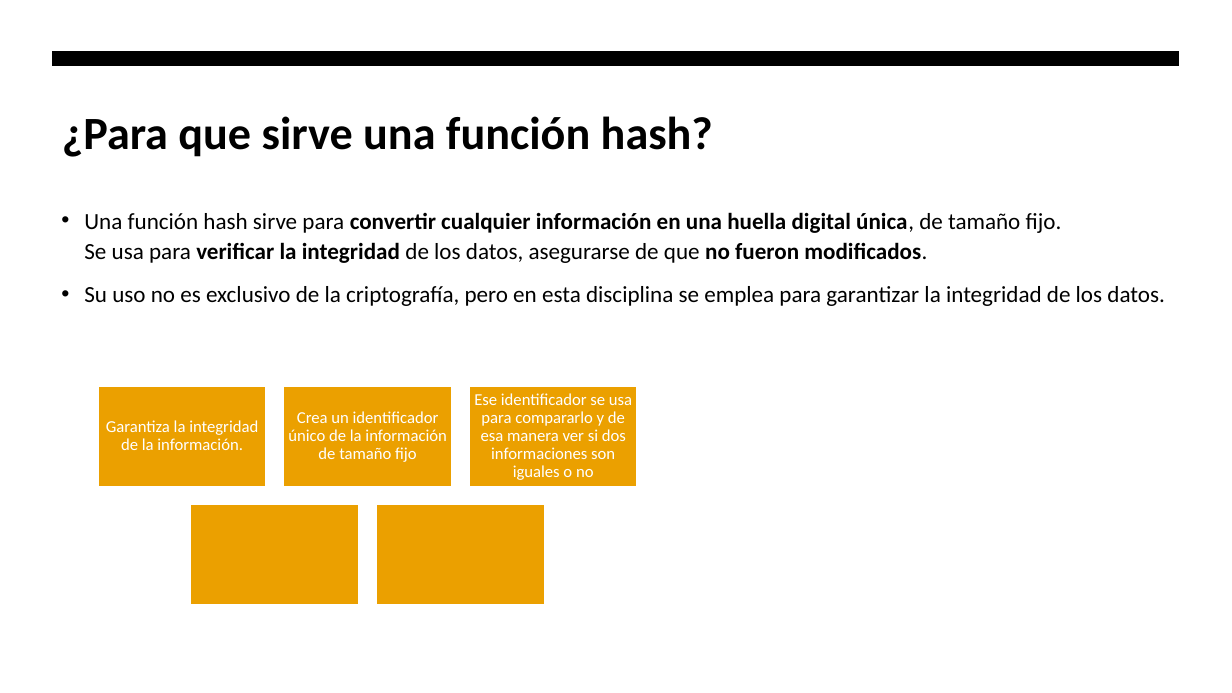
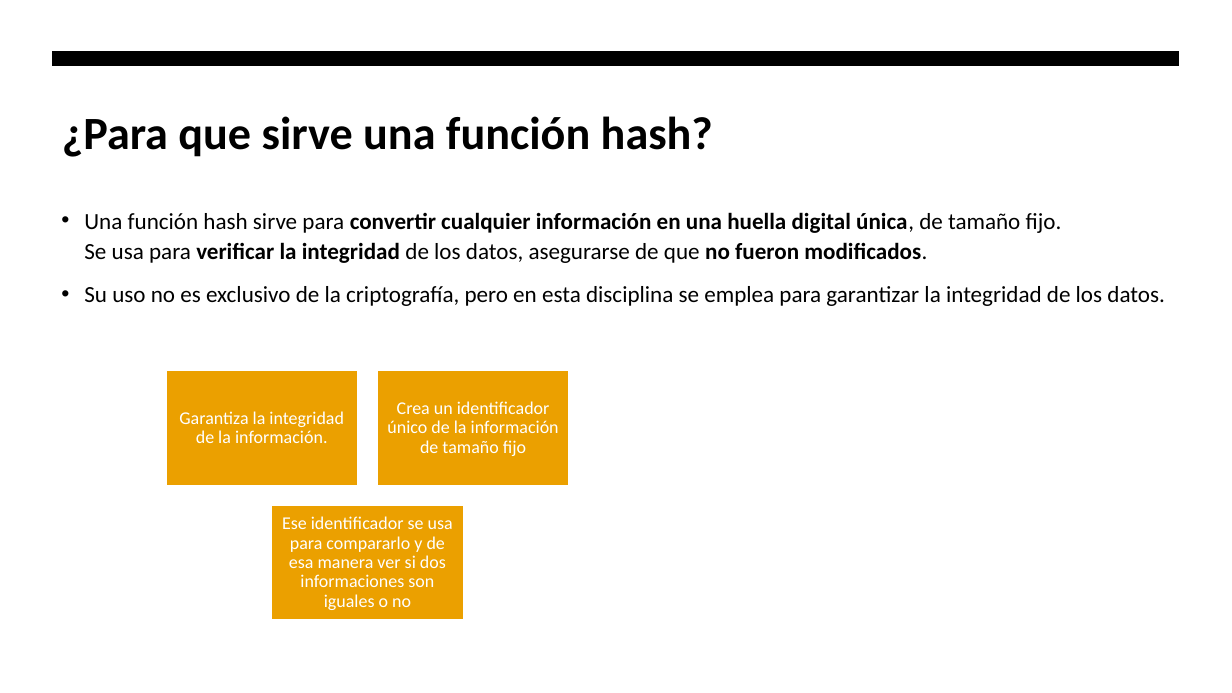
Before and after one commit to hombrefrustrado/criptografia-presentaci-n, a slide deck: slide 38 of criptografía teorica.pptx. Drawn at 1232x693 pixels with LibreOffice and Linux fonts; fonts in the diff are those of the drawing. Boxes give left, top, right and bottom in pixels: in the first picture for what was removed or moved away, otherwise in the second. Text is boxed around its words. In the diff, an @@ line names an element or a change of style, - is before the commit and + after.

```diff
--- a/criptografía teorica.pptx
+++ b/criptografía teorica.pptx
@@ text "Garantiza la integridad de la ...": place and size @@
-text "Garantiza la integridad de la ..." at [106,420,258,450]
+text "Garantiza la integridad de la ..." at [179,411,344,443]
@@ rectangle: place and size @@
-rectangle at [98,385,267,487]
+rectangle at [165,371,358,486]
@@ rectangle removed at [284,385,453,487] @@
@@ text "Crea un identificador único de ...": place and size @@
-text "Crea un identificador único de ..." at [288,411,446,462]
+text "Crea un identificador único de ..." at [387,401,559,456]
@@ rectangle: place and size @@
-rectangle at [469,385,638,487]
+rectangle at [377,371,569,486]
@@ size 13 to 14 pt in 3 elements at [179,411,344,443], [387,401,559,456], [282,516,453,610] @@
@@ text "Ese identificador se usa para ...": place and size @@
-text "Ese identificador se usa para ..." at [474,393,632,480]
+text "Ese identificador se usa para ..." at [282,516,453,610]
@@ rectangle: place and size @@
-rectangle at [190,504,360,605]
+rectangle at [272,506,464,621]
@@ rectangle removed at [376,504,545,605] @@
```
Also in this commit, not shown: 4 other slides changed, 2 slides added, 6 other files.
